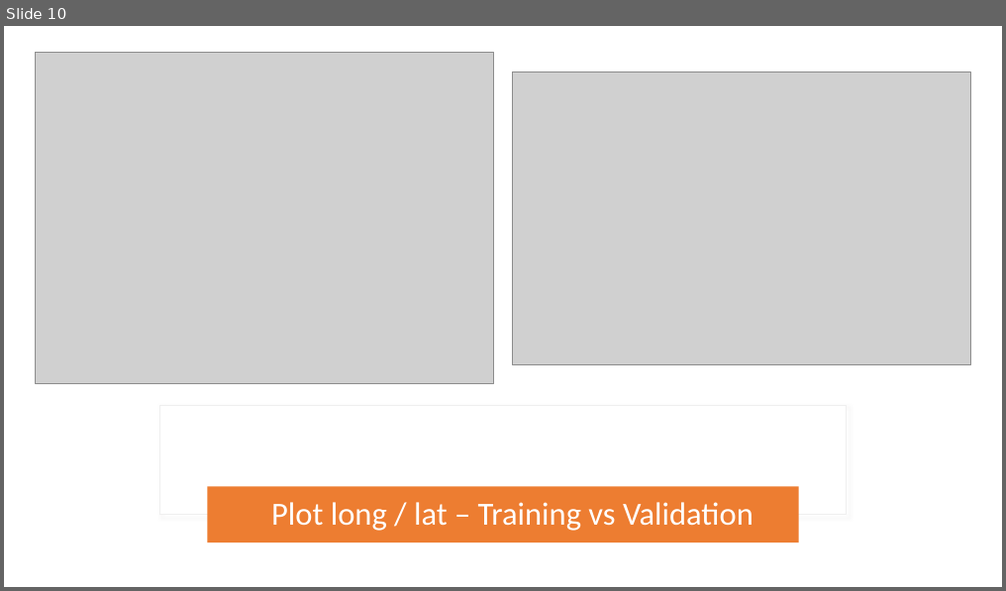
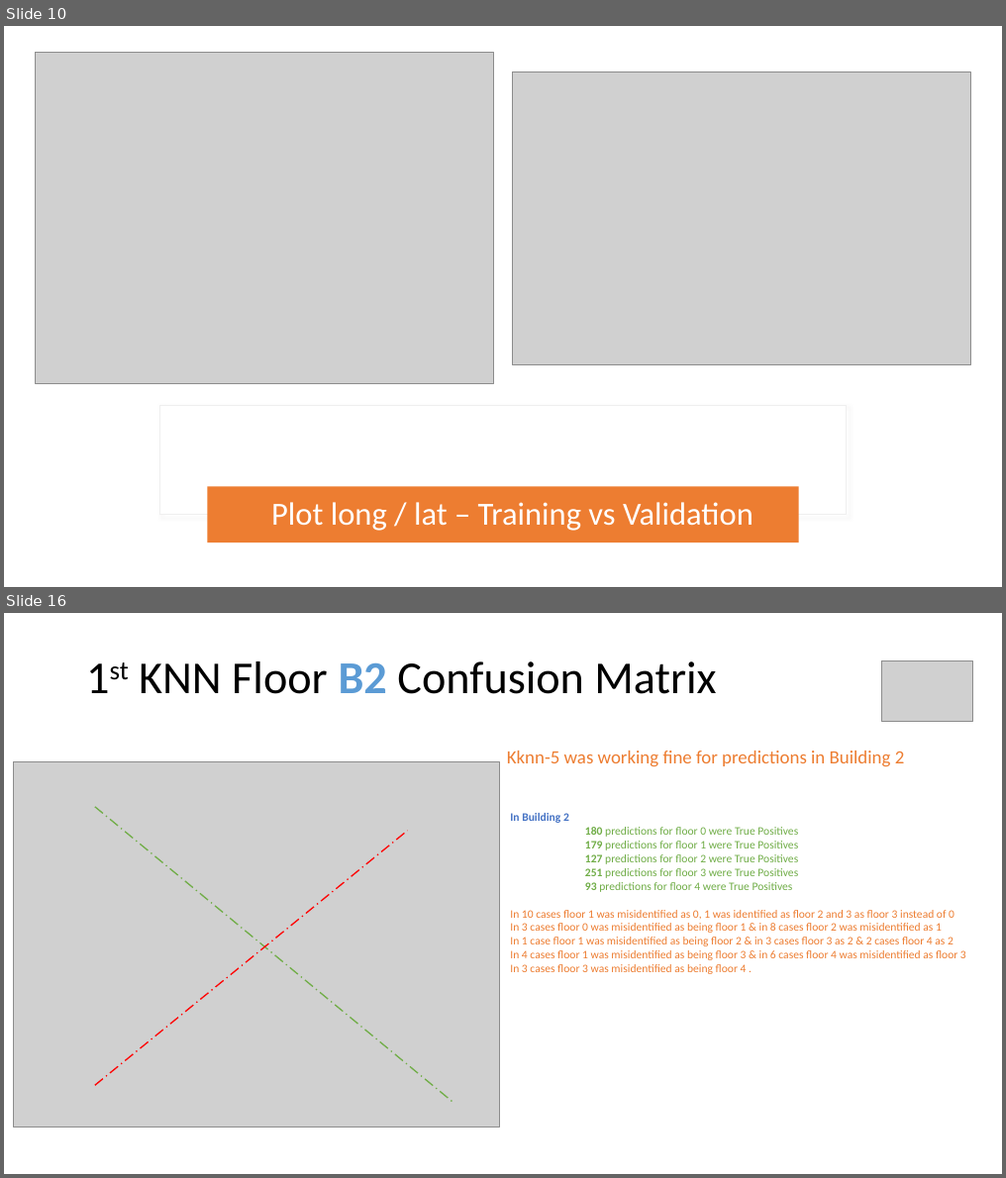
Before and after one commit to NatasjaFortuin/Wifi-locationing, a slide deck: Data etc/Log.pptx. Shown one above the other, each under a label of ours: slide 10 before the commit, slides 10 and 16 after it; the slides between them are not shown. The pictures are 1006x591 and 1006x1178 pixels, drawn with LibreOffice and Linux fonts; fonts in the diff are those of the drawing; grey boxes stand for pictures. Boxes give left, top, right and bottom in pixels: in the first picture for what was removed or moved away, otherwise in the second. Text is boxed around its words. In the diff, an @@ line names an element or a change of style, - is before the commit and + after.

```diff
--- a/Data etc/Log.pptx
+++ b/Data etc/Log.pptx
@@ slide 16 added at [4,613,1002,1174], background #FFFFFF @@
@@ title added at [139,662,716,694], 44 pt, text #000000 @@
+1st KNN Floor B2 Confusion Matrix
@@ picture added at [881,661,973,722] @@
@@ text added at [507,751,905,767], 18 pt, text #ED7D31 @@
+Kknn-5 was working fine for predictions in Building 2
@@ picture added at [14,761,500,1128] @@
@@ line added from (95, 807) to (453, 1103), #70AD47 1.25 pt dashed @@
@@ text added at [510,813,966,974], 11 pt, text #ED7D31 @@
+In Building 2
+180 predictions for floor 0 were True Positives
+179 predictions for floor 1 were True Positives
+127 predictions for floor 2 were True Positives
+251 predictions for floor 3 were True Positives
+93 predictions for floor 4 were True Positives
+In 10 cases floor 1 was misidentified as 0, 1 was identified as floor 2 and 3 as floor 3 instead of 0
+In 3 cases floor 0 was misidentified as being floor 1 & in 8 cases floor 2 was misidentified as 1
+In 1 case floor 1 was misidentified as being floor 2 & in 3 cases floor 3 as 2 & 2 cases floor 4 as 2
+In 4 cases floor 1 was misidentified as being floor 3 & in 6 cases floor 4 was misidentified as floor 3
+In 3 cases floor 3 was misidentified as being floor 4 .
@@ line added from (94, 1085) to (408, 831), #FF0000 1.25 pt dashed @@
```
Also in this commit, not shown: 1 slide changed, 5 other slides added, 1 slide removed, 4 other files.
